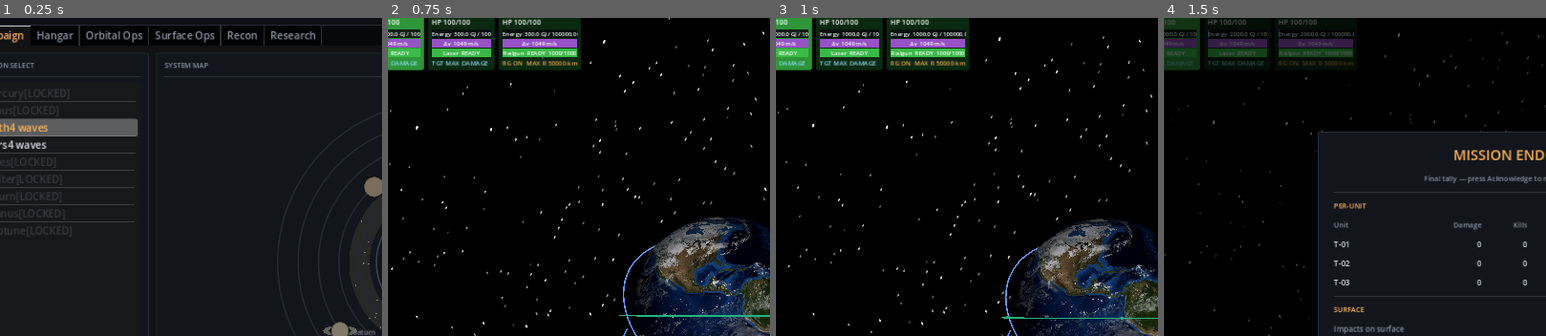
Above: before the commit, frames 1-4 (left to right).
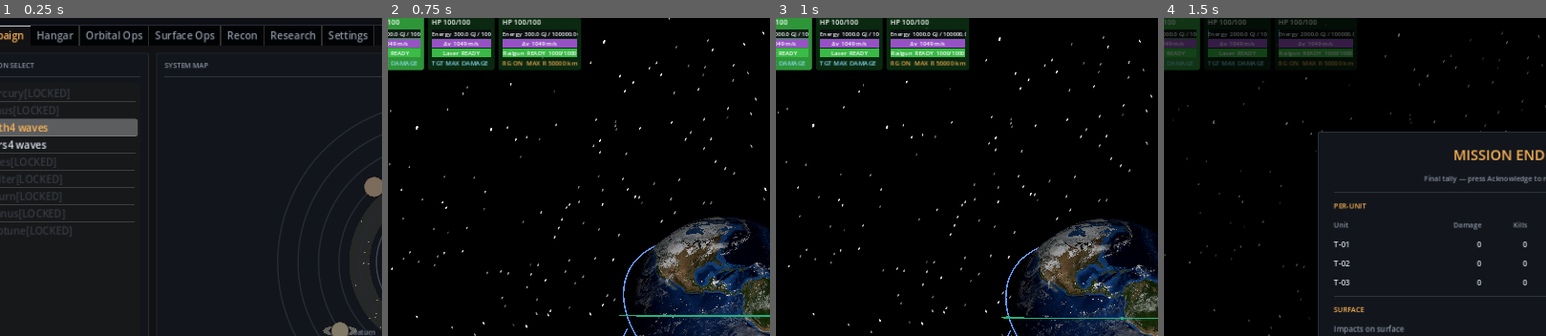
Above: after the commit, the same moments.

Repository: mellenburg/game
Game: Godot game, scene res://scenes/menu.tscn
Same seed, same stepped clock (60 frames per second), same inputs: the game is played once before the commit and once after it.
Inputs (mouse positions are % of the whole screen's width and height, from its top left):
- Up to frame 1 (0.25 s): no input
- Up to frame 2 (0.75 s): click "LAUNCH ▶" at 0.5 s
- Up to frame 3 (1 s): no input
- Up to frame 4 (1.5 s): tap Enter (end_game) at 1.25 s; move the mouse to (55, 50) at 1.27 s; hold W (move_forward) from 1.28 s (still down); tap M (add_asteroids) at 1.35 s; click (55, 50) at 1.42 s
The pictures show only the part of the screen within x 5-55%, y 4-54%; the shares and areas given below are measured in that part.

The runs differ from the first frame. In frame 1, 0.2% of the frame differs, in the area x 84-98%, y 2-9%; in frame 2, nothing differs; in frame 3, nothing differs; in frame 4, nothing differs.

Commit message:
Make asteroid HP coefficient player-tunable from menu Settings tab
Convert AsteroidPhysics.HP_PER_KG_PER_DENSITY from const to static var,
default 0.0001 (down from 0.003 — small bodies stay killable in flight,
big rocks remain effectively unkillable). PlayerLoadout owns the
persisted value and mirrors edits onto the static via its setter so
every spawn picks up the change. The menu's new Settings tab exposes a
SpinBox + Reset button; in-flight asteroid HP, take_damage mass erosion,
and the impact-map mass readout all consume the live value.

Diff:
--- a/godot/scripts/asteroid_physics.gd
+++ b/godot/scripts/asteroid_physics.gd
@@ -45,12 +45,15 @@
 const EXTRA_LARGE_MASS_MIN_KG: float = 1.0e11
 const EXTRA_LARGE_MASS_MAX_KG: float = 5.0e11
 
-# HP-from-mass coefficient. HP = HP_PER_KG_PER_DENSITY * mass * density,
-# so a 10 Mg stony (~3.4 g/cm^3) body has ~1000 HP and a 1 Tg stony
-# Tunguska-class body has ~10^7 HP — comfortably beyond what a single
-# laser can chew through in flight, by design. Tuned downward from a
-# naive 0.1 HP/kg so the smallest-band bodies stay killable in-flight.
-const HP_PER_KG_PER_DENSITY: float = 0.003
+# HP-from-mass coefficient. HP = HP_PER_KG_PER_DENSITY * mass * density.
+# Exposed as a static var (rather than a const) so the player can tune
+# it from the menu's Settings tab — PlayerLoadout owns the persisted
+# value and mirrors edits onto this static. The default is calibrated
+# so a 10 Mg stony (~3.4 g/cm^3) body has ~3 HP at the new default —
+# small bodies stay trivially killable in-flight while Tg-class boss
+# rocks remain effectively unkillable, by design.
+const DEFAULT_HP_PER_KG_PER_DENSITY: float = 0.0001
+static var HP_PER_KG_PER_DENSITY: float = DEFAULT_HP_PER_KG_PER_DENSITY
 
 # Composition classes, modeled on the dominant asteroid taxonomic
 # bins. Densities are bulk values in g/cm^3, ranges drawn from the
--- a/godot/scripts/menu/menu.gd
+++ b/godot/scripts/menu/menu.gd
@@ -32,6 +32,7 @@
 const ReconEditor = preload("res://scripts/menu/recon_editor.gd")
 const SystemMap = preload("res://scripts/menu/system_map.gd")
 const CelestialBody = preload("res://scripts/celestial_body.gd")
+const AsteroidPhysics = preload("res://scripts/asteroid_physics.gd")
 
 const STAGE_SCENE_PATH := "res://scenes/main.tscn"
 
@@ -195,6 +196,10 @@
 	var research := _build_research_tab()
 	research.name = "Research"
 	_tabs.add_child(research)
+
+	var settings := _build_settings_tab()
+	settings.name = "Settings"
+	_tabs.add_child(settings)
 
 	_previous_tab_index = _tabs.current_tab
 	_tabs.tab_changed.connect(_on_tab_changed)
@@ -2046,6 +2051,79 @@
 	_refresh_surface_list()
 
 
+# ---------------------------------------------------------------- Settings
+
+# Settings tab: gameplay-tuning knobs that persist on PlayerLoadout
+# across runs. Currently exposes the asteroid HP / mass / density
+# coefficient — bumping it up makes asteroids tankier, dropping it makes
+# them more fragile. Editing the SpinBox writes through PlayerLoadout's
+# setter, which mirrors the value onto AsteroidPhysics.HP_PER_KG_PER_DENSITY
+# so spawn-time HP, mass-erosion, and the impact-map mass readout all
+# pick up the new coefficient on the next-spawned body.
+func _build_settings_tab() -> Control:
+	var hbox := _padded_hbox()
+	var pad: Control = hbox.get_parent() as Control
+
+	var section := _section("ASTEROID DIFFICULTY", 0.0)
+	hbox.add_child(section[0])
+	var col: VBoxContainer = section[1]
+
+	var blurb := Label.new()
+	blurb.text = (
+		"HP coefficient — how many shots an in-flight asteroid soaks. "
+		+ "HP = coefficient × mass × density. Lower values make rocks "
+		+ "more fragile; higher values make them tankier."
+	)
+	blurb.autowrap_mode = TextServer.AUTOWRAP_WORD_SMART
+	blurb.add_theme_color_override("font_color", COLOR_FG_DIM)
+	blurb.add_theme_font_size_override("font_size", 11)
+	col.add_child(blurb)
+
+	var row := HBoxContainer.new()
+	row.add_theme_constant_override("separation", 12)
+	col.add_child(row)
+
+	var lbl := Label.new()
+	lbl.text = "HP_PER_KG_PER_DENSITY"
+	lbl.add_theme_color_override("font_color", COLOR_FG)
+	lbl.add_theme_font_size_override("font_size", 12)
+	lbl.custom_minimum_size = Vector2(220, 0)
+	row.add_child(lbl)
+
+	# SpinBox-only — covering an 8-decade range with a slider would
+	# leave the useful 1e-5..1e-2 band crammed into a few pixels.
+	# Step is small enough to nudge in increments of 1e-5; the player
+	# can also type a value directly.
+	var sb := SpinBox.new()
+	sb.min_value = 0.0
+	sb.max_value = 1.0
+	sb.step = 0.00001
+	sb.value = PlayerLoadout.hp_per_kg_per_density
+	sb.custom_minimum_size = Vector2(140, 0)
+	row.add_child(sb)
+
+	var reset_btn := Button.new()
+	reset_btn.text = "Reset to default (%.5f)" % AsteroidPhysics.DEFAULT_HP_PER_KG_PER_DENSITY
+	row.add_child(reset_btn)
+
+	sb.value_changed.connect(
+		func(v: float) -> void: PlayerLoadout.hp_per_kg_per_density = v
+	)
+	reset_btn.pressed.connect(
+		func() -> void:
+			PlayerLoadout.hp_per_kg_per_density = (
+				AsteroidPhysics.DEFAULT_HP_PER_KG_PER_DENSITY
+			)
+			sb.value = PlayerLoadout.hp_per_kg_per_density
+	)
+
+	# Spacer so the controls hug the top of the section.
+	var spacer := Control.new()
+	spacer.size_flags_vertical = Control.SIZE_EXPAND_FILL
+	col.add_child(spacer)
+	return pad
+
+
 # ---------------------------------------------------------------- helpers
 
 func _flat_stylebox(color: Color) -> StyleBoxFlat:
--- a/godot/scripts/player_loadout.gd
+++ b/godot/scripts/player_loadout.gd
@@ -21,6 +21,7 @@
 const Launch = preload("res://scripts/launch.gd")
 const Satellite = preload("res://scripts/satellite.gd")
 const ReconSettings = preload("res://scripts/recon_settings.gd")
+const AsteroidPhysics = preload("res://scripts/asteroid_physics.gd")
 
 # Pre-game launch capacity, in propellant kg. Each scheduled launch
 # debits the budget by Tsiolkovsky-weighted propellant — heavier units
@@ -207,6 +208,17 @@
 # next launch rather than rerolling the running schedule.
 var recon_settings: ReconSettings = ReconSettings.default_settings()
 
+# Asteroid HP-from-mass coefficient: the player-tunable knob that
+# scales how many shots an in-flight asteroid soaks. Mirrored onto
+# AsteroidPhysics.HP_PER_KG_PER_DENSITY via the setter so spawn-time
+# HP, mass-erosion under fire, and the impact-map mass readout all
+# pick the new value up immediately. Default matches
+# AsteroidPhysics.DEFAULT_HP_PER_KG_PER_DENSITY.
+var hp_per_kg_per_density: float = AsteroidPhysics.DEFAULT_HP_PER_KG_PER_DENSITY:
+	set(value):
+		hp_per_kg_per_density = maxf(value, 0.0)
+		AsteroidPhysics.HP_PER_KG_PER_DENSITY = hp_per_kg_per_density
+
 # Monotonic id counters — used to produce stable per-unit ids so a
 # launch's unit_id reference survives the operator reordering /
 # renaming the pool. The ints are private state; callers don't need to
@@ -220,6 +232,10 @@
 		reset_units()
 	if recon_settings == null:
 		recon_settings = ReconSettings.default_settings()
+	# Force the setter to fire so AsteroidPhysics picks up the persisted
+	# value on autoload boot (the initial assignment above doesn't
+	# re-trigger the setter).
+	hp_per_kg_per_density = hp_per_kg_per_density
 
 
 # Restore wave / wave-unit settings to the shipped defaults. Bound to
--- a/godot/tests/test_damage_attribution.gd
+++ b/godot/tests/test_damage_attribution.gd
@@ -10,6 +10,7 @@
 ## queue_free at end-of-test to keep the headless run clean.
 
 const Satellite = preload("res://scripts/satellite.gd")
+const AsteroidPhysics = preload("res://scripts/asteroid_physics.gd")
 
 
 func _make() -> Satellite:
@@ -95,7 +96,7 @@
 	target.is_asteroid = true
 	target.density_g_cm3 = 3.4
 	target.mass = 1.0e6  # 1 Gg, well above the burn-up threshold
-	target.max_hp = 0.003 * target.mass * target.density_g_cm3
+	target.max_hp = AsteroidPhysics.hp_for(target.mass, target.density_g_cm3)
 	target.hp = target.max_hp
 	# Halve the HP, expect mass to halve too.
 	target.take_damage(target.max_hp * 0.5, attacker)
Not shown, changed: docs/asteroid_facts.md
